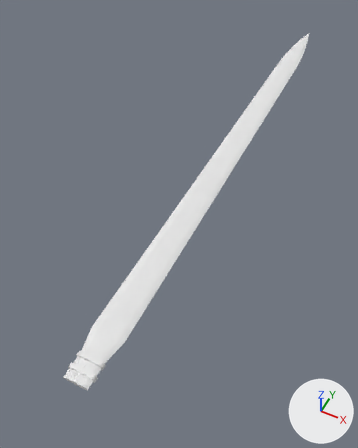
An edit to the glTF model godot/assets/waffen/modelle/grossschwertklinge/t2_1.glb, drawn before and after from the same camera.
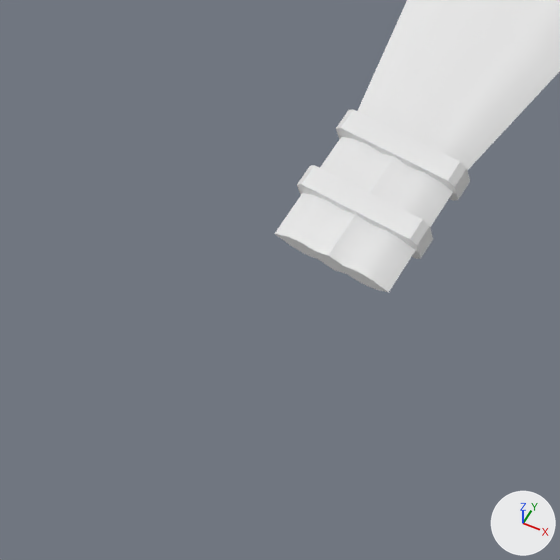
Each version appears first whole from a 50 mm camera at (0.3, -0.03, 0.762) aimed at (-0.047, 0.663, -0.104), and next in a close-up on the part from 1% to 35% of the width and 73% to 100% of the height. Arrows for +X, +Y and +Z are at lower right; the lights stay in place. The older version's two pictures come first. Vertices at exactly the same position are counted once.

Script lines for the objects in view, before the commit:
```python
me_grossschwertklinge_t2_1 = bpy.data.meshes.new('grossschwertklinge_t2_1')
me_grossschwertklinge_t2_1.from_pydata(...)  # 449 vertices, 886 faces; spans x -0.033..0.033, y 0.2..1.48, z -0.008..0.008
# faces by material slot: [830, 56]
me_grossschwertklinge_t2_1.materials.append(mat_klinge)  # white #e7e7e7
me_grossschwertklinge_t2_1.materials.append(mat_beschlag)  # white #e7e7e7
ob_grossschwertklinge_t2_1 = bpy.data.objects.new('grossschwertklinge_t2_1', me_grossschwertklinge_t2_1)
ob_grossschwertklinge_t2_1.location = (0.0, 0.0, 0.0)
```
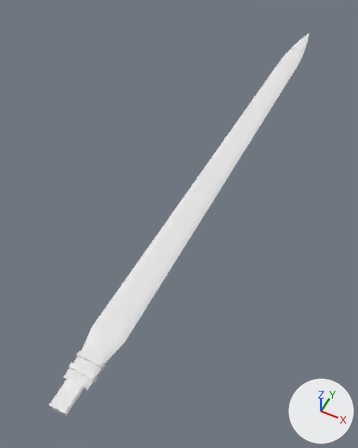
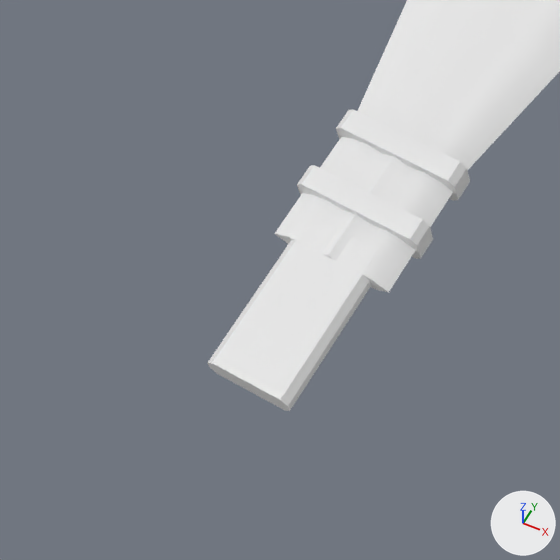
Edits to the bpy script that builds the scene:
```text
Change me_grossschwertklinge_t2_1:
    used by ob_grossschwertklinge_t2_1; location = (0.0, 0.0, 0.0)
    remove me_grossschwertklinge_t2_1.from_pydata(...)  # 449 vertices, 886 faces; spans x -0.033..0.033, y 0.2..1.48, z -0.008..0.008
    add me_grossschwertklinge_t2_1.from_pydata(...)  # 465 vertices, 914 faces; spans x -0.033..0.033, y 0.152..1.48, z -0.008..0.008
    me_grossschwertklinge_t2_1 part 1: the loose piece of 16 vertices spanning x -0.025..0.025, y 0.217..0.225, z -0.008..0.008 is copied, and the copy is scaled about its middle by (0.633, 7.2, 0.519), then moved by (0.0, -0.04, 0.0), in mat_klinge (white #e7e7e7); it spans x -0.016..0.016, y 0.152..0.21, z -0.005..0.005
```

Boxes [x1, y1, x2, y2] around the edits, measured in the close-ups (560 x 560 px):
'grossschwertklinge_t2_1', reshaped: before [275, 0, 560, 292]; after [208, 0, 560, 411]
part 1 of me_grossschwertklinge_t2_1, added: after [208, 217, 378, 411]
